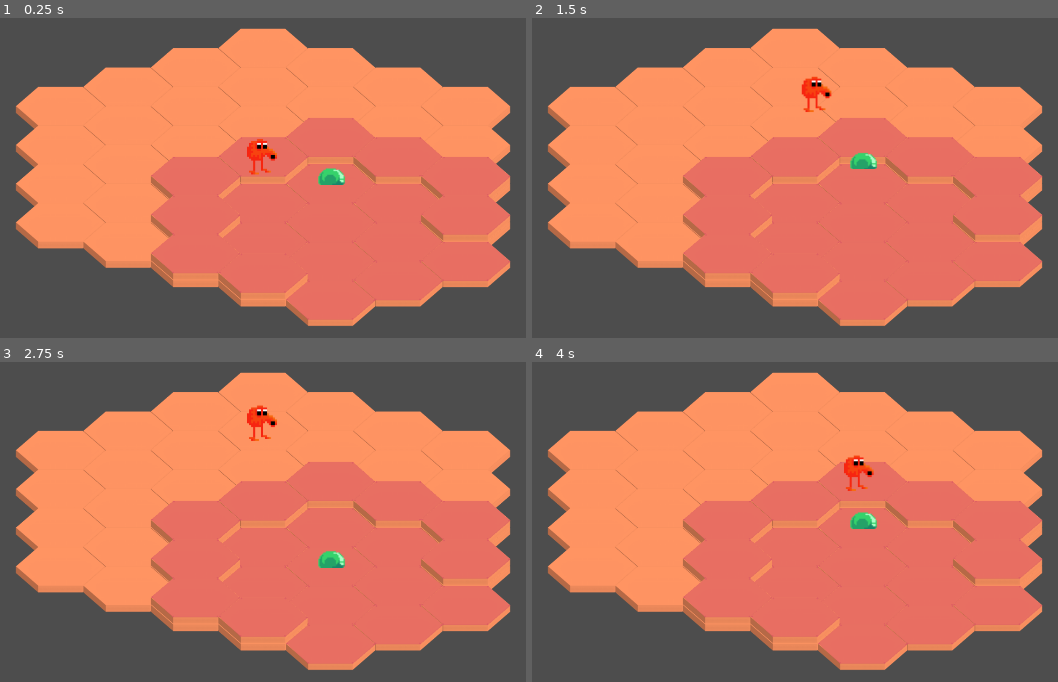
Above: before the commit, frames 1-4 (two rows, left to right).
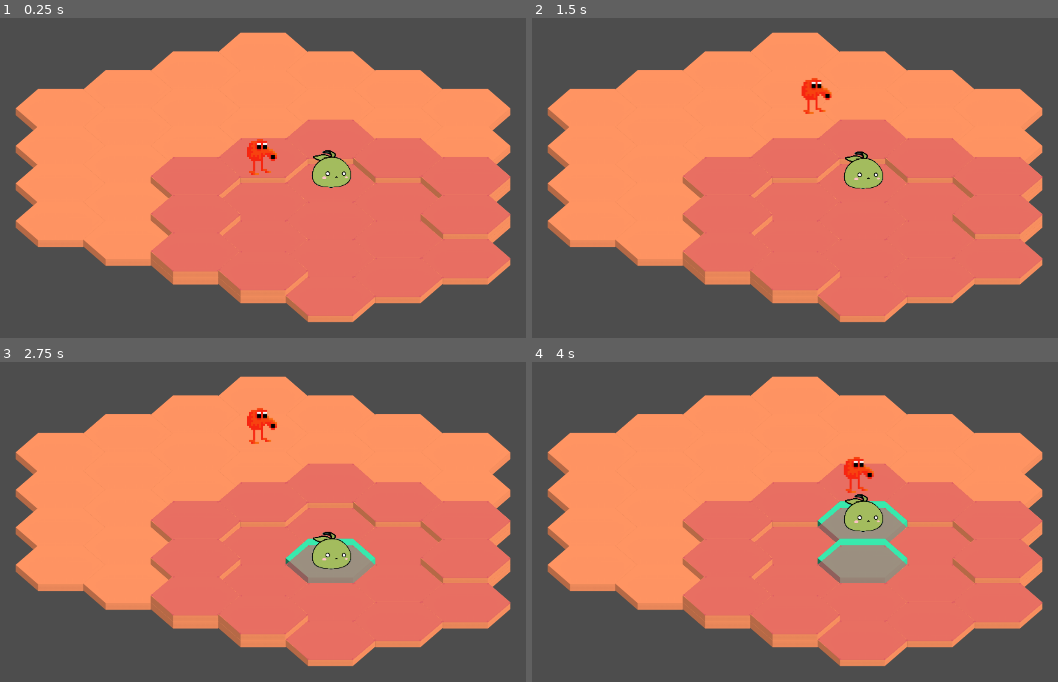
Above: after the commit, the same moments.

Repository: JayAiJoe/SlimeScaper
Game: Godot game, scene res://Scenes/map2d.tscn
Same seed, same stepped clock (60 frames per second), same inputs: the game is played once before the commit and once after it.
Inputs:
- Up to frame 1 (0.25 s): no input
- Up to frame 2 (1.5 s): tap Enter at 0.5 s; hold Right (ui_right) 0.53-1.28 s; tap W (move_N) at 0.6 s; tap E (move_NE) at 0.8, 1.35 s; hold Down (ui_down) from 1.28 s (still down)
- Up to frame 3 (2.75 s): tap Q (move_NW) at 1.55, 2.1 s; release Down (ui_down) at 2.03 s; hold Right (ui_right) from 2.03 s (still down); tap S (move_S) at 2.3 s
- Up to frame 4 (4 s): release Right (ui_right) at 2.78 s; hold Up (ui_up) 2.78-3.53 s; tap S (move_S) at 2.85 s; tap D (move_SE) at 3.05, 3.6 s; hold Left (ui_left) from 3.53 s (still down); tap A (move_SW) at 3.8 s

The runs differ from the first frame. In frame 1, 4.4% of the frame differs, in the area x 2-98%, y 3-97%; in frame 2, 4.6%; in frame 3, 5.9%; in frame 4, 7.4%.

Commit message:
slime + terrain reactions

Diff:
--- a/Autoloads/GameData.gd
+++ b/Autoloads/GameData.gd
@@ -10,8 +10,11 @@
 	"move_S" : Vector2(0,1),
 }
 
-const TERRAIN_TYPES = {
-	0 : "dirt",
-	1 : "grass",
-	2 : "stone_hill",
+enum TERRAIN_TYPES {DIRT, GRASS, ROCK, WATER}
+
+
+enum SLIME_TYPES {GRASS, WATER, ROCK, FIRE}
+
+var TERRAIN_REACTIONS : Dictionary = {
+	TERRAIN_TYPES.DIRT : {SLIME_TYPES.GRASS : TERRAIN_TYPES.GRASS}
 }
--- a/Autoloads/Utils.gd
+++ b/Autoloads/Utils.gd
@@ -1,15 +1,10 @@
 extends Node
 
-const DIR = {   "move_SE": Vector2(1,0),
-				"move_NE": Vector2(1,-1),
-				"move_N" : Vector2(0,-1),
-				"move_NW": Vector2(-1,0),
-				"move_SW": Vector2(-1,1),
-				"move_S" : Vector2(0,1),}
 
-const TILE_WIDTH = 320
-const TILE_LENGTH = 103
-const TILE_THICK = 18
+const TILE_WIDTH = 318
+const TILE_HEIGHT = 103
+const TILE_THICK = 16
+
 
 var SCREEN_RECT
 var SCREEN_WIDTH
@@ -24,6 +19,6 @@
 	SCREEN_HEIGHT = SCREEN_RECT.size.y
 	SCREEN_CENTER = SCREEN_RECT.get_center()
 
-func coordinates_to_global(coordinates:Vector2, scale = Vector2(320/2,107/2)) -> Vector2:
+func coordinates_to_global(coordinates:Vector2, scale = Vector2(TILE_WIDTH/2,TILE_HEIGHT/2)) -> Vector2:
 	return Vector2( SCREEN_CENTER.x + (3/2 * coordinates.x                                 ) * scale.x,
 					SCREEN_CENTER.y + (sqrt(3)/2 * coordinates.x + sqrt(3) * coordinates.y ) * scale.y)
--- a/Scenes/Map2d.gd
+++ b/Scenes/Map2d.gd
@@ -27,7 +27,7 @@
 
 
 func connect_starting_signals() -> void:
-	$Player.landed.connect(change_top_level) #test functionm
+	$slime.landed.connect(change_top_level) #test functionm
 
 func add_new_tile(coordinates : Vector2, terrain = "dirt") -> void:
 	if coordinates in grid:
@@ -69,10 +69,10 @@
 	var result = []
 	var current = Vector2(-1,1)*radius + center
 
-	for dir in Utils.DIR:
+	for dir in GameData.DIRECTIONS:
 		for i in range(radius):
 			result.append(current)
-			current += Utils.DIR[dir]
+			current += GameData.DIRECTIONS[dir]
 	return result
 
 func get_coords_in_radius(center:Vector2, radius:int, include_center = false) -> Array:
@@ -88,6 +88,8 @@
 		if coord in grid:
 			grid[coord].will_highlight(true)
 
-func change_top_level(coordinates : Vector2) -> void:
-	#grid[coordinates].change_top_level(randi() % GameData.TERRAIN_TYPES.size())
-	pass
+
+func change_top_level(coordinates : Vector2, slime_type : int) -> void:
+	var top_level : Level = grid[coordinates].get_top_level()
+	if top_level.type in GameData.TERRAIN_REACTIONS and slime_type in GameData.TERRAIN_REACTIONS[top_level.type]:
+		top_level.set_type(GameData.TERRAIN_REACTIONS[top_level.type][slime_type])
--- a/Scenes/level.gd
+++ b/Scenes/level.gd
@@ -1,4 +1,5 @@
 extends Node2D
+class_name Level
 
 const MAX_SCALE = 1.2
 const STANDARD_SCALE = 1
@@ -15,7 +16,7 @@
 
 	var tween = create_tween().set_ease(Tween.EASE_OUT).set_trans(Tween.TRANS_CUBIC)
 	tween.tween_property(sprite, "scale", Vector2.ONE * MAX_SCALE, SCALE_TIME)
-	sprite.set_texture(load("res://Assets/sample_tiles/" + GameData.TERRAIN_TYPES[type] + "_E.png"))
+	sprite.set_texture(load("res://Assets/sample_tiles/" + str(type) + ".png"))
 	tween.tween_property(sprite, "scale", Vector2.ONE * STANDARD_SCALE, SCALE_TIME)
 
 
--- a/Scenes/slime.gd
+++ b/Scenes/slime.gd
@@ -14,17 +14,23 @@
 var gravity = ProjectSettings.get_setting("physics/2d/default_gravity") * 2
 var velocity_y = 0
 
+var type = GameData.SLIME_TYPES.GRASS
+
 @onready var sprite : Sprite2D = $Sprite2D
 @onready var animation_player = $AnimationPlayer
 
+signal landed(coords, type)
+
 
 func _ready():
+	set_type(type)
 	set_z_index(1000)
 
 	Utils.set_screen_rect(get_viewport_rect())
 	current_coord = Vector2(1,0)
 	set_position(Utils.coordinates_to_global(current_coord))
-	animation_player.play("idle")
+
+	#animation_player.play("idle")
 
 func _input(event):
 	if event.is_action_pressed("ui_up"):
@@ -49,6 +55,10 @@
 		if sprite.offset.y == 0:
 			velocity_y = 0
 
+func set_type(type_code : int) -> void:
+	type = type_code
+	sprite.set_texture(load("res://Assets/slimes/" + str(type) + ".png"))
+
 func move_dir(dir : String) -> void:
 	if animating:
 		return
@@ -60,8 +70,8 @@
 	tween.finished.connect(set_animating.bind(false))
 	set_animating(true)
 	tween.tween_property(self, "position", Utils.coordinates_to_global(current_coord), 0.4)
-
 	velocity_y = JUMP_VELOCITY
+	tween.tween_callback(emit_signal.bind("landed", current_coord, type))
 
 func set_animating(val : bool) -> void:
 	animating = val
--- a/Scenes/slime.tscn
+++ b/Scenes/slime.tscn
@@ -1,7 +1,7 @@
 [gd_scene load_steps=5 format=3 uid="uid://caiosw3sow3s0"]
 
-[ext_resource type="Texture2D" uid="uid://bcv6ocr6p5wxm" path="res://assets/slime_idle.png" id="1_wma7g"]
 [ext_resource type="Script" path="res://Scenes/slime.gd" id="1_xjruh"]
+[ext_resource type="Texture2D" uid="uid://mreavnfe1bbr" path="res://Assets/slimes/0.png" id="2_etrik"]
 
 [sub_resource type="Animation" id="Animation_7m8lu"]
 resource_name = "idle"
@@ -30,10 +30,9 @@
 script = ExtResource("1_xjruh")
 
 [node name="Sprite2D" type="Sprite2D" parent="."]
-position = Vector2(49, -45)
-scale = Vector2(3, 3)
-texture = ExtResource("1_wma7g")
-hframes = 5
+position = Vector2(2, -33)
+scale = Vector2(1.5, 1.5)
+texture = ExtResource("2_etrik")
 
 [node name="AnimationPlayer" type="AnimationPlayer" parent="."]
 libraries = {
--- a/Scenes/tile_2d.gd
+++ b/Scenes/tile_2d.gd
@@ -24,8 +24,8 @@
 	add_child(new_level)
 	levels.append(new_level)
 
-	new_level.set_position(Vector2(0,-Utils.TILE_THICK*(levels.size()-1)))
-	new_level.set_y_offset(-103)
+	#new_level.set_position(Vector2(0,-Utils.TILE_THICK*(levels.size()-1)))
+	new_level.set_y_offset(-(Utils.TILE_HEIGHT + Utils.TILE_THICK*(levels.size()-1)))
 
 func get_top_pos() -> Vector2:
 	return get_position() + Vector2(0,-Utils.TILE_THICK*(levels.size()-1))
@@ -35,5 +35,6 @@
 		highlight.set_position(get_top_pos()-get_position())
 	highlight.set_visible(yes)
 
-func change_top_level(type : int) -> void:
-	levels[-1].set_type(type)
+
+func get_top_level() -> Level:
+	return levels[-1]
Renamed: assets/sample_tiles/dirt_E.png -> Assets/sample_tiles/0.png
Not shown, changed: Assets/sample_tiles/0.png.import
Renamed: assets/sample_tiles/grass_E.png -> Assets/sample_tiles/1.png
Not shown, added: Assets/sample_tiles/1.png.import
Renamed: assets/sample_tiles/stone_hill_E.png -> Assets/sample_tiles/2.png
Not shown, added: Assets/sample_tiles/2.png.import
Binary file added: Assets/sample_tiles/4.png
Not shown, added: Assets/sample_tiles/4.png.import
Binary file added: Assets/slimes/0.png
Not shown, changed: Assets/slimes/0.png.import
Binary file added: Assets/slimes/1.png
Not shown, added: Assets/slimes/1.png.import
(and 7 more such lines)
